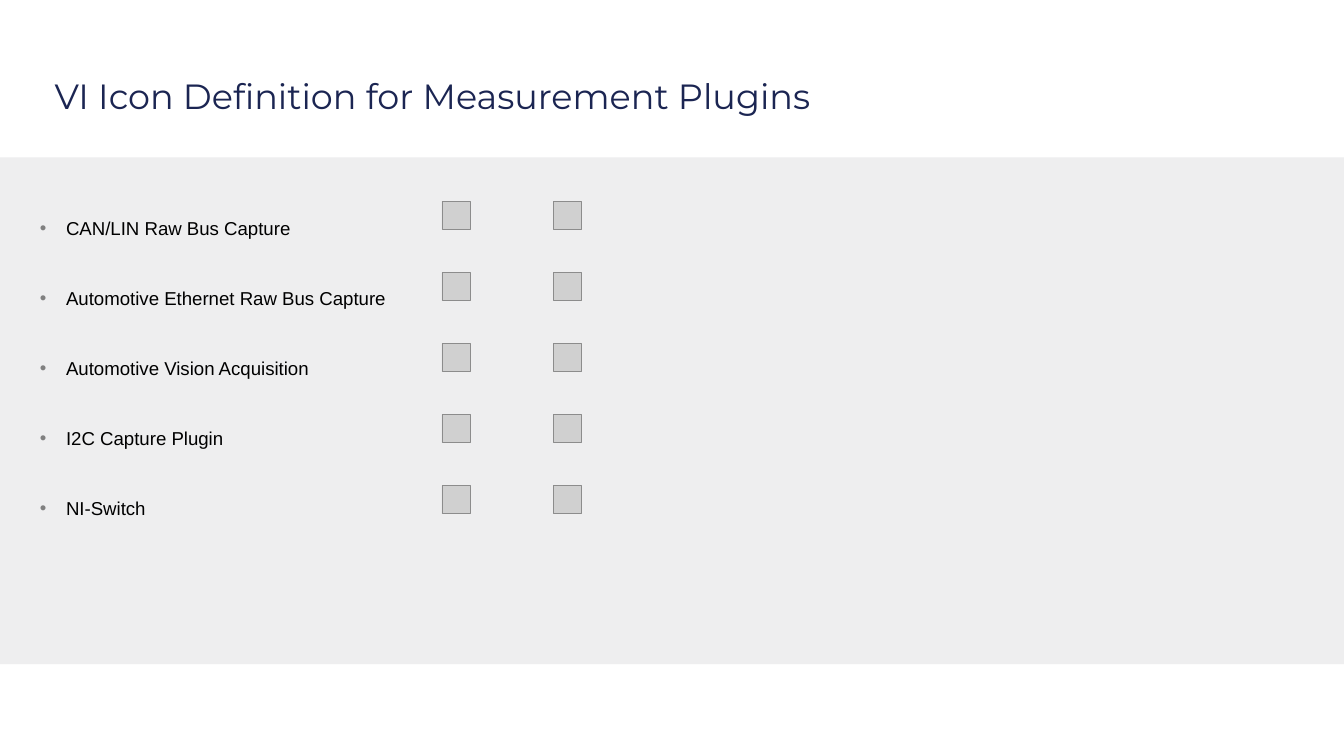
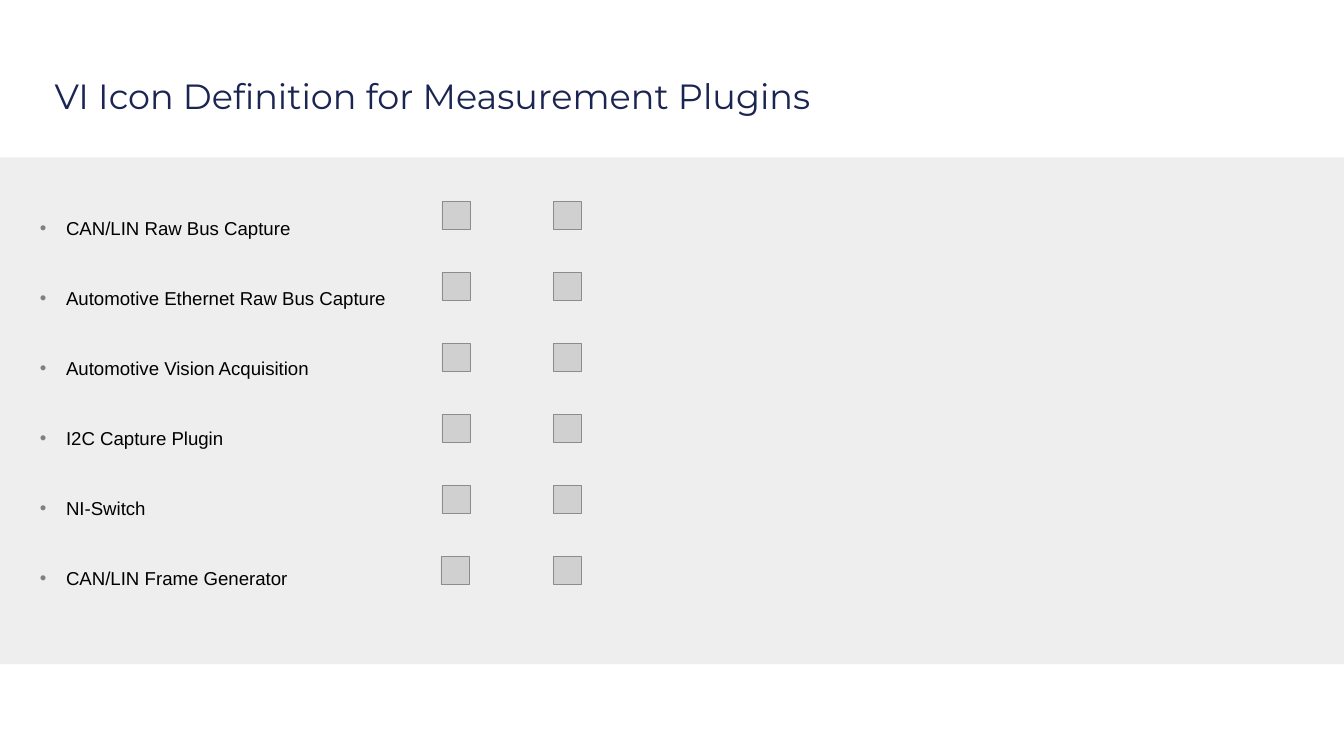
Before and after one commit to NI-Measurement-Plug-Ins/automotive-interface-plugins, a slide deck: slide 16 of docs/ADAS UX Library.pptx. Drawn at 1344x756 pixels with LibreOffice and Linux fonts; fonts in the diff are those of the drawing; grey boxes stand for pictures; background and template pictures are left out. Boxes give left, top, right and bottom in pixels: in the first picture for what was removed or moved away, otherwise in the second. Text is boxed around its words. In the diff, an @@ line names an element or a change of style, - is before the commit and + after.

```diff
--- a/docs/ADAS UX Library.pptx
+++ b/docs/ADAS UX Library.pptx
@@ picture added at bbox=[441, 557, 469, 585] @@
@@ picture added at bbox=[554, 557, 581, 585] @@
@@ text at bbox=[66, 571, 288, 585]: paragraph added @@
+• CAN/LIN Frame Generator
```
